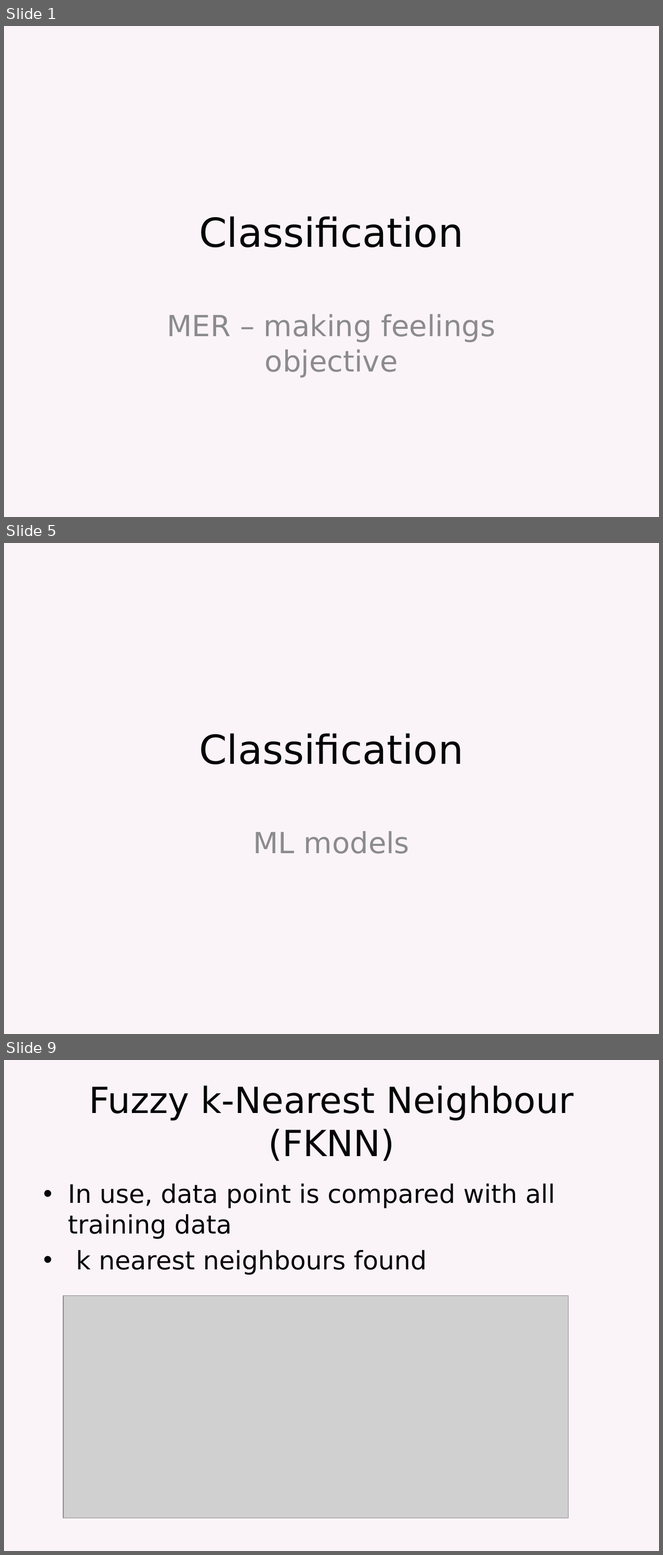
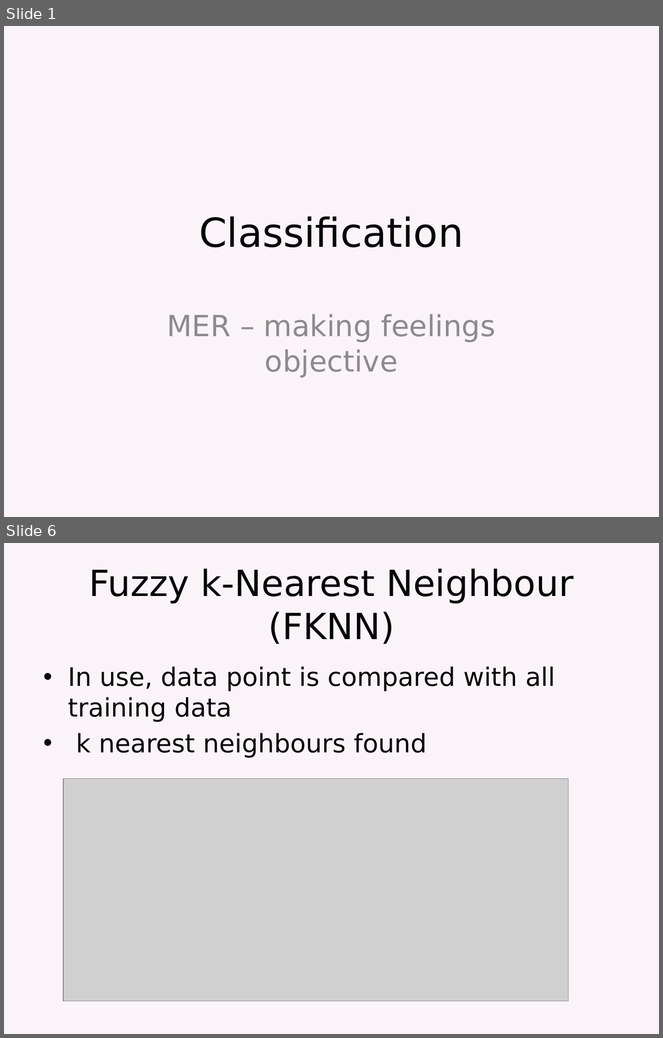
Before and after one commit to elyasaddo/MERMachineLearning, a slide deck: Classification_Elyas.pptx. Shown one above the other, each under a label of ours: slides 1, 5 and 9 before the commit, slides 1 and 6 after it; the slides between them are not shown. The pictures are 663x1555 and 663x1038 pixels, drawn with LibreOffice and Linux fonts; fonts in the diff are those of the drawing; grey boxes stand for pictures. Boxes give left, top, right and bottom in pixels: in the first picture for what was removed or moved away, otherwise in the second. Text is boxed around its words. In the diff, an @@ line names an element or a change of style, - is before the commit and + after.

```diff
--- a/Classification_Elyas.pptx
+++ b/Classification_Elyas.pptx
@@ slide 5 removed at (x1=4, y1=543, x2=659, y2=1034), background #FAF4F8 @@
@@ title removed at (x1=199, y1=733, x2=464, y2=765) @@
-Classification
@@ subtitle removed at (x1=253, y1=831, x2=410, y2=854) @@
-ML models
@@ what was slide 9 is now slide 6 @@
```
Also in this commit, not shown: 4 slides changed, 4 other slides removed.
